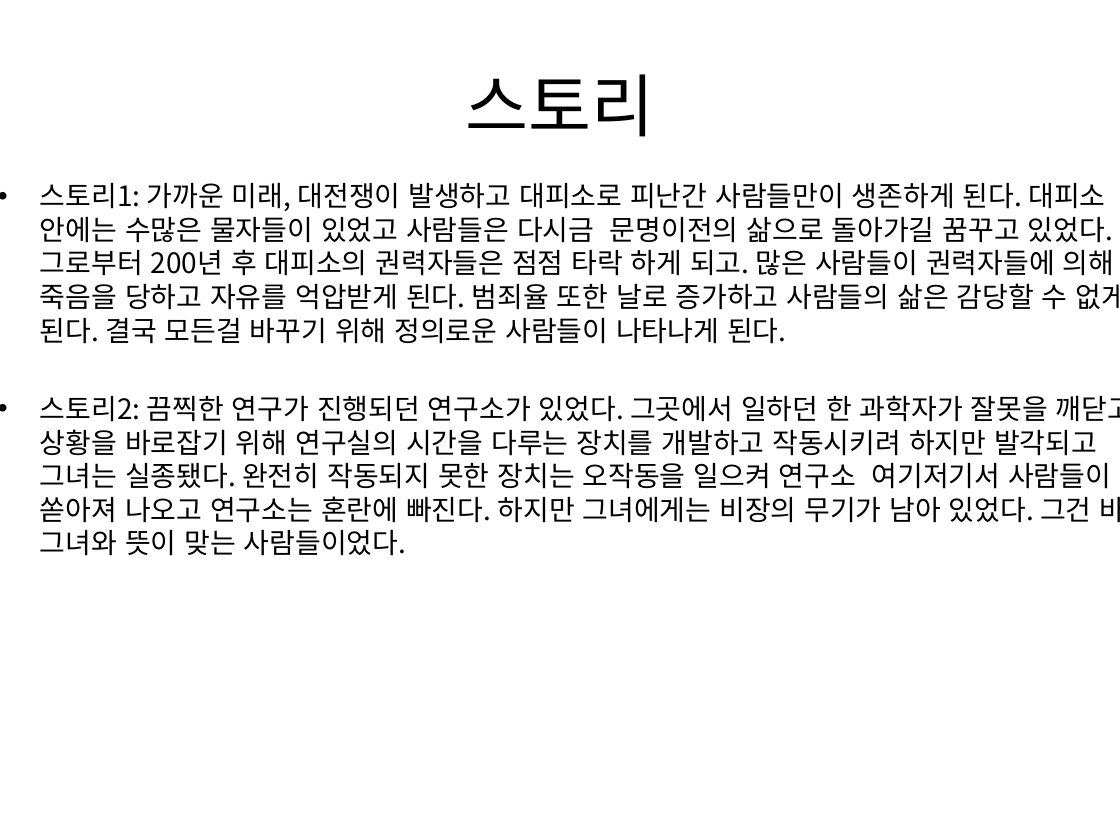
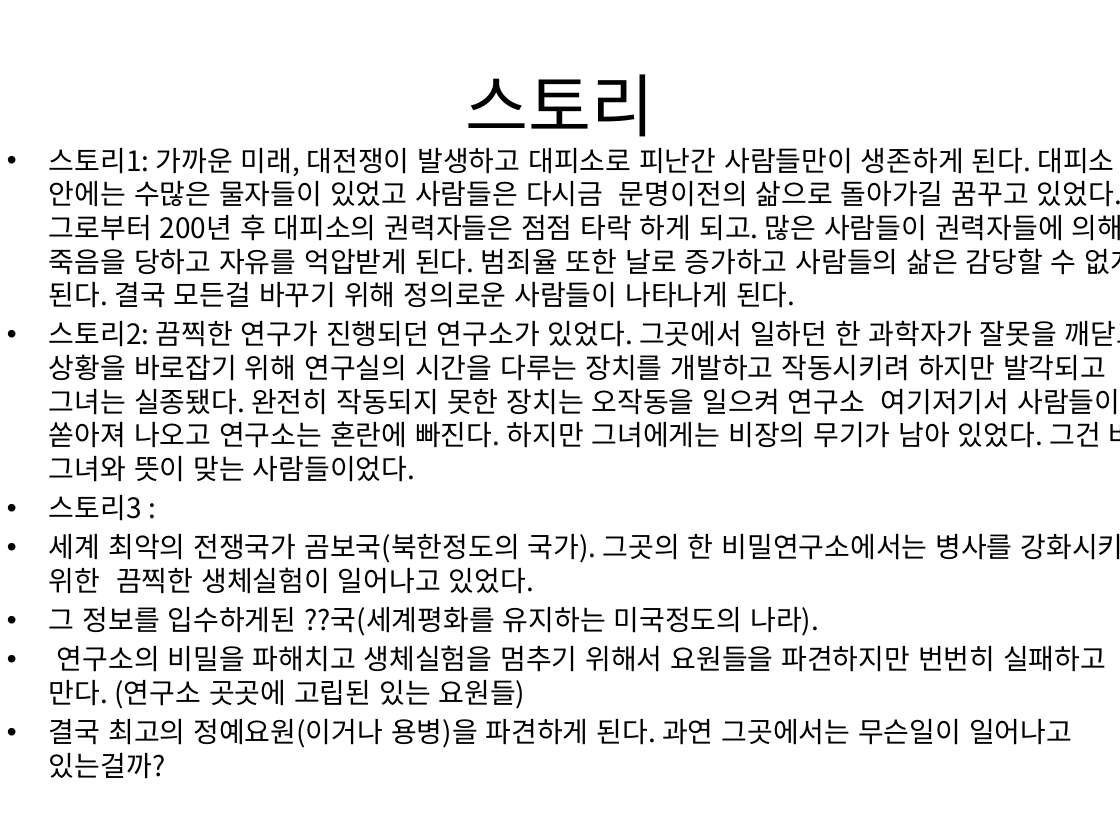
Before and after one commit to gkdlgndpdu/EscapeJail, a slide deck: slide 54 of EscapeJail/Assets/기획/스테이지1기획.pptx. Drawn at 1120x840 pixels with LibreOffice and Linux fonts; fonts in the diff are those of the drawing. Boxes give left, top, right and bottom in pixels: in the first picture for what was removed or moved away, otherwise in the second. Text is boxed around its words. In the diff, an @@ line names an element or a change of style, - is before the commit and + after.

Commit message:
스토리 추가

```diff
--- a/EscapeJail/Assets/기획/스테이지1기획.pptx
+++ b/EscapeJail/Assets/기획/스테이지1기획.pptx
@@ text "스토리1: 가까운 미래, 대전쟁이 발생하고 ...": place and size @@
-text "스토리1: 가까운 미래, 대전쟁이 발생하고 ..." at (40,183,1120,556)
+text "스토리1: 가까운 미래, 대전쟁이 발생하고 ..." at (49,148,1120,779)
@@ text at (49,495,1120,779): paragraphs added @@
+• 스토리3 :
+• 세계 최악의 전쟁국가 곰보국(북한정도의 국가). 그곳의 한 비밀연구소에서는 병사를 강화시키기 위한 끔찍한 생체실험이 일어나고 있었다.
+• 그 정보를 입수하게된 ??국(세계평화를 유지하는 미국정도의 나라).
+• 연구소의 비밀을 파해치고 생체실험을 멈추기 위해서 요원들을 파견하지만 번번히 실패하고 만다. (연구소 곳곳에 고립된 있는 요원들)
+• 결국 최고의 정예요원(이거나 용병)을 파견하게 된다. 과연 그곳에서는 무슨일이 일어나고 있는걸까?
```
Also in this commit, not shown: 1 slide added, 3 other files.
